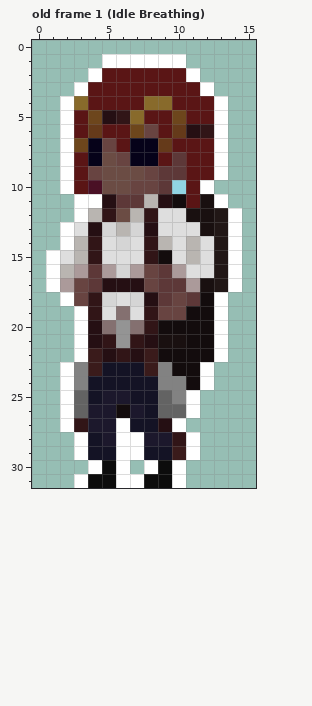
Pixel-art file -- Assets/Sprites/Player.aseprite. That is the earlier state.
16x32 pixels, 5 frames. Shown: old frame 1 (Idle Breathing). The commit also changed other frames, which this record leaves out.
And afterwards:
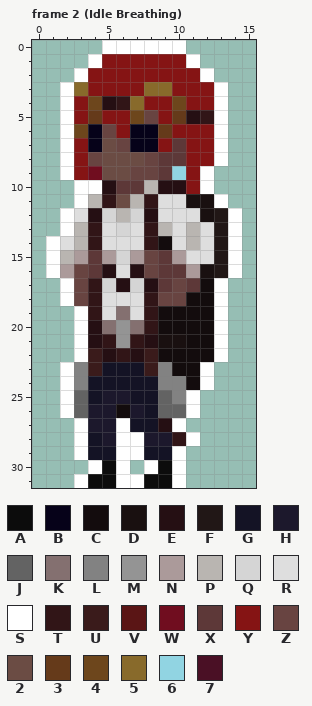
Palette (. is transparent): A #0c0c0c  B #060219  C #130c0d  D #191010  E #250f13  F #211716  G #141325  H #1c182c  J #636363  K #847070  L #828282  M #949494  N #ab9a9a  P #b9b5b1  Q #d5d5d5  R #dedede  S #ffffff  T #311517  U #3a1b1b  V #5a1515  W #700d1f  X #5d3838  Y #851414  Z #684441  2 #6b4c44  3 #653a1a  4 #6d461c  5 #886a2b  6 #91d4e2  7 #4a1025
A new or re-ordered frame is compared with the old frame closest to it.
The author wrote: Slime + Idle animation
What changed:
frames re-ordered
Frame 2 (Idle Breathing) against old frame 1 (Idle Breathing), layer "Layer 9":
y 0: x 5..10 ...... -> SSSSSS
y 1: x 4..11 .SSSSSS. -> SYYYYYYS
y 2: x 3..12 .SVVVVVVS. -> SYYYYYYYYS
y 3: x 2..13 .SVVVVVVVVS. -> S5YYYY55YYYS
y 4: x 3..12 5VVVV55VVV -> Y4ET5YY4YY
y 5: x 3..12 V4ET5VV4VV -> Y3YY4ZY3ET
y 6: x 3..12 V3VV4ZV3ET -> 4BZYBB3YYY
y 7: x 3 4 -> Y; x 5..6 ZV -> 2Z; x 9..12 3VVV -> YXYY
y 8: x 3..4 VB -> YZ; x 6..9 ZBBV -> 22ZX; x 11..12 VV -> YY
y 9: x 3..4 VZ -> YW; x 7 2 -> Z; x 10..13 XVVS -> 6YS.
y 10: x 2..11 SV722ZZX6V -> .SSEXXPEEY
y 11: x 4..11 SEXXPECV -> PT2PTRRD
y 12: x 2..8 .SPT2PT -> SREQPQE; x 11 D -> R
y 13: x 3..9 REQPQER -> PTRQRTP; x 11..12 RD -> PR
y 14: x 1..2 .S -> SR; x 6 Q -> R; x 9 P -> C
y 15: x 2..11 RPTRRRTCRP -> PNXNQNZXNR
y 16: x 2..3 PN -> NZ; x 5..7 NQN -> ERE; x 10..12 NRR -> XND
y 17: x 1..2 SN -> .S; x 4..5 XE -> TQ; x 7..8 EZ -> QE; x 10..14 XNDFS -> ZXCS.
y 18: x 5 Q -> R; x 7..9 QEX -> RTZ; x 11 X -> C
y 19: x 9..10 ZZ -> CC
y 27: x 2..3 ST -> .S
y 29: x 10..11 US -> S.
Where, in picture pixels (left, top, right, bottom), the same in both pictures:
changed: (46, 40, 242, 320)
changed: (60, 418, 88, 432)
changed: (172, 446, 200, 460)
